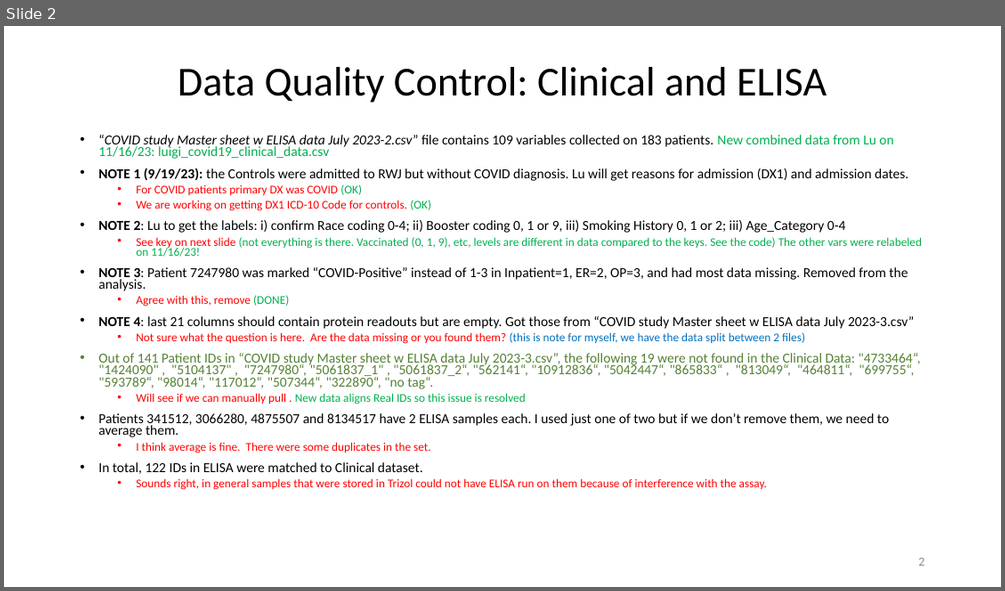
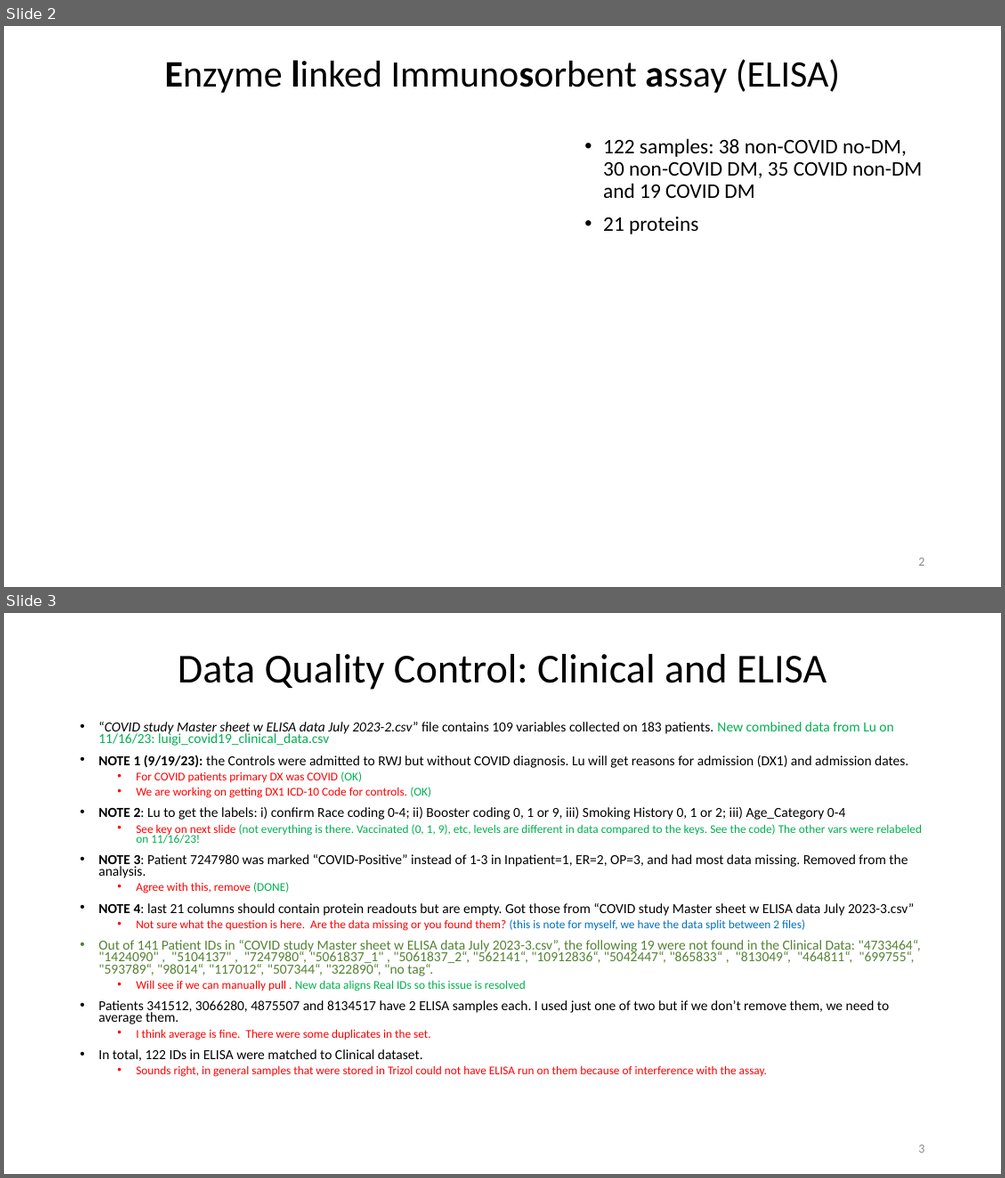
Before and after one commit to sargdavid/luigi_covid19, a slide deck: Output/Lu COVID19 Report/Luigi Brunetti COVID19 Data Analysis V2.pptx. Shown one above the other, each under a label of ours: slide 2 before the commit, slides 2 and 3 after it. The pictures are 1005x591 and 1005x1178 pixels, drawn with LibreOffice and Linux fonts; fonts in the diff are those of the drawing. Boxes give left, top, right and bottom in pixels: in the first picture for what was removed or moved away, otherwise in the second. Text is boxed around its words. In the diff, an @@ line names an element or a change of style, - is before the commit and + after.

Commit message:
Added two-part model analysis of ELISA.

```diff
--- a/Output/Lu COVID19 Report/Luigi Brunetti COVID19 Data Analysis V2.pptx
+++ b/Output/Lu COVID19 Report/Luigi Brunetti COVID19 Data Analysis V2.pptx
@@ slide 2 added at [4, 26, 1001, 587], background #FFFFFF @@
@@ title added at [165, 59, 840, 93], 36 pt, text #000000 @@
+Enzyme linked Immunosorbent assay (ELISA)
@@ text added at [603, 138, 922, 234], 20 pt, text #000000 @@
+• 122 samples: 38 non-COVID no-DM, 30 non-COVID DM, 35 COVID non-DM and 19 COVID DM
+• 21 proteins
@@ page number added at [918, 557, 924, 565], 12 pt, text #8C8C8C @@
+2
@@ what was slide 2 is now slide 3 @@
```
Also in this commit, not shown: 1 slide changed, 3 other slides added, 11 other files.
